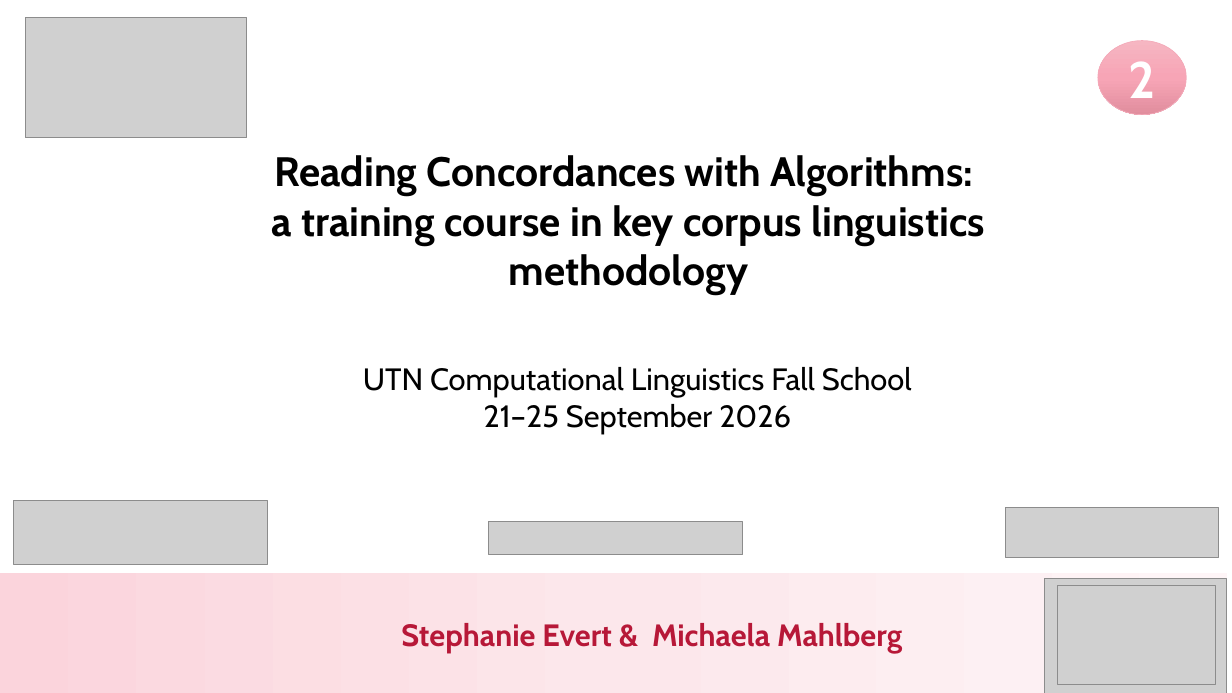
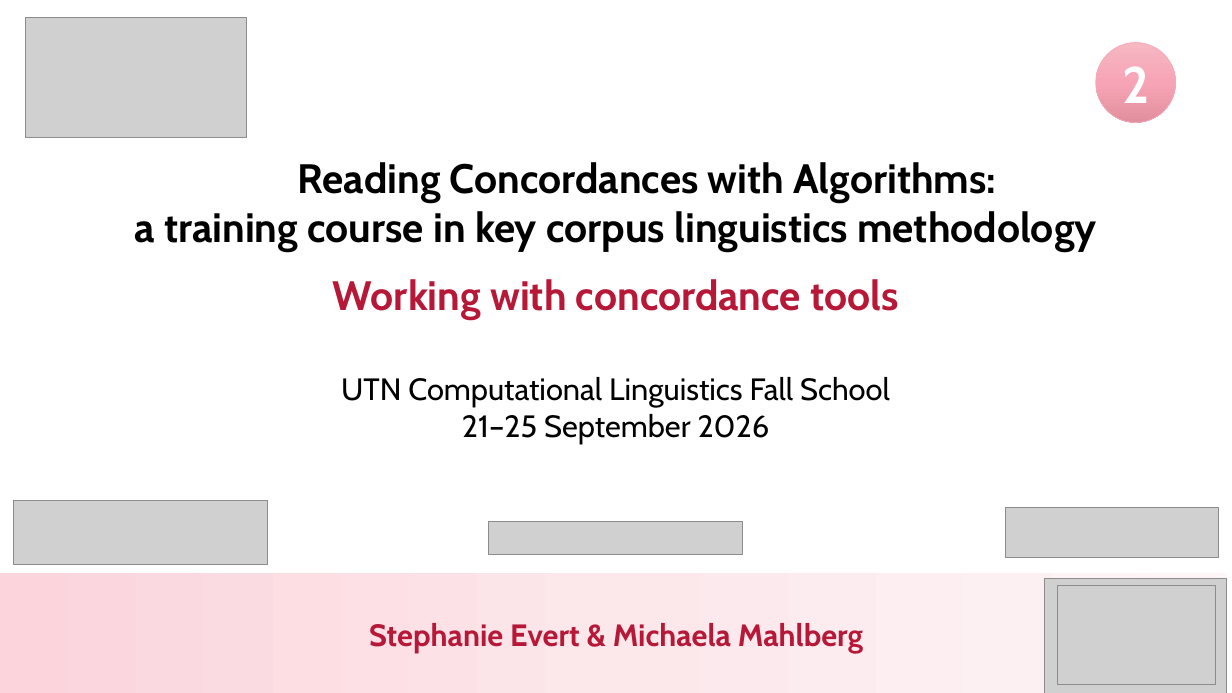
Before and after one commit to reading-concordances/teaching, a slide deck: slide 1 of course/slides/2_working_with_concordance_tools.pptx. Drawn at 1232x693 pixels with LibreOffice and Linux fonts; fonts in the diff are those of the drawing; grey boxes stand for pictures. Boxes give left, top, right and bottom in pixels: in the first picture for what was removed or moved away, otherwise in the second. Text is boxed around its words. In the diff, an @@ line names an element or a change of style, - is before the commit and + after.

```diff
--- a/course/slides/2_working_with_concordance_tools.pptx
+++ b/course/slides/2_working_with_concordance_tools.pptx
@@ ellipse "2": place and size @@
-ellipse "2" at <box>1098,41,1187,115</box>
+ellipse "2" at <box>1096,43,1177,123</box>
@@ text "Reading Concordances with Algorithms:": place and size @@
-text "Reading Concordances with Algorithms:" at <box>271,155,985,295</box>
+text "Reading Concordances with Algorithms:" at <box>135,162,1096,320</box>
@@ text "Reading Concordances with Algorithms:" at <box>135,162,1096,320</box>: vertical alignment middle to bottom @@
@@ text at <box>135,211,1096,252</box>: indent changed @@
@@ text at <box>333,279,898,320</box>: paragraph added @@
+Working with concordance tools
@@ text "UTN Computational Linguistics Fall School": place and size @@
-text "UTN Computational Linguistics Fall School" at <box>363,367,912,433</box>
+text "UTN Computational Linguistics Fall School" at <box>341,377,890,444</box>
@@ text "Stephanie Evert & Michaela Mahlberg" at <box>369,623,863,652</box>: indent changed @@
```
Also in this commit, not shown: 16 other slides changed, 14 slides added, 2 slides removed, 2 other files.
